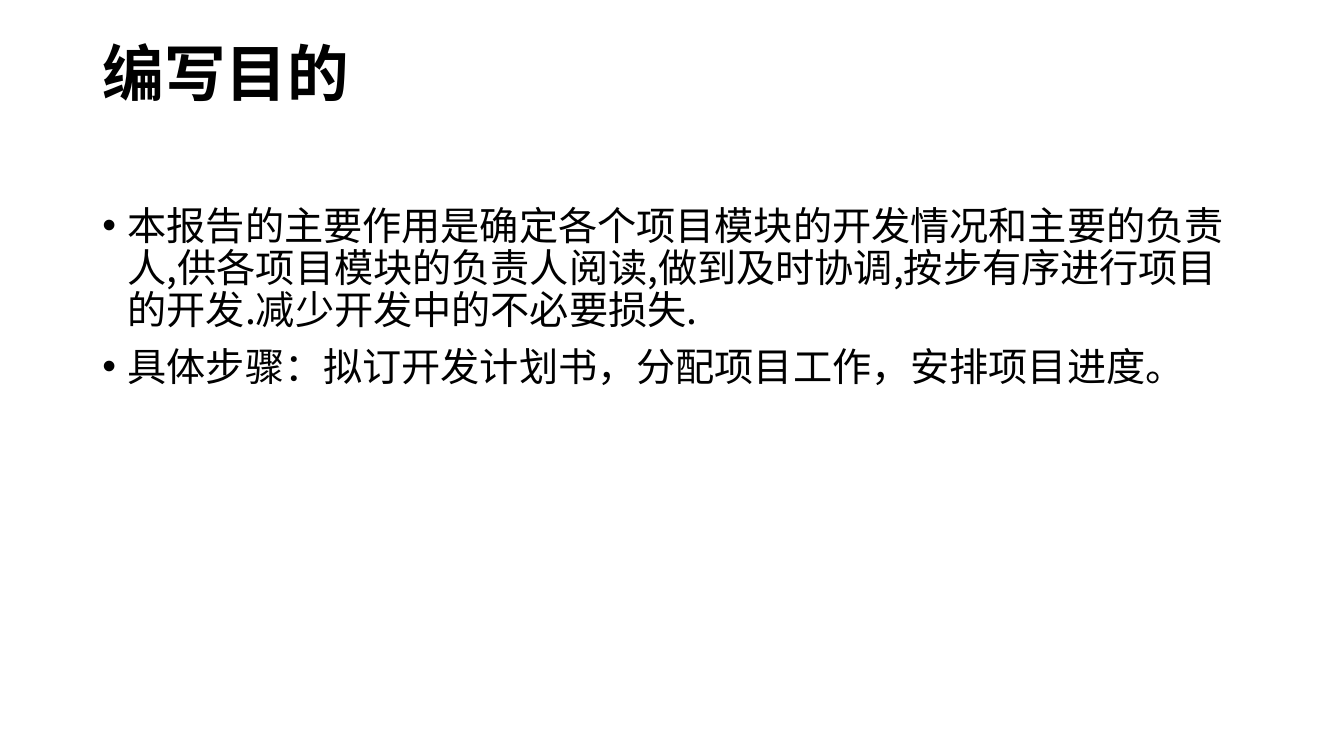
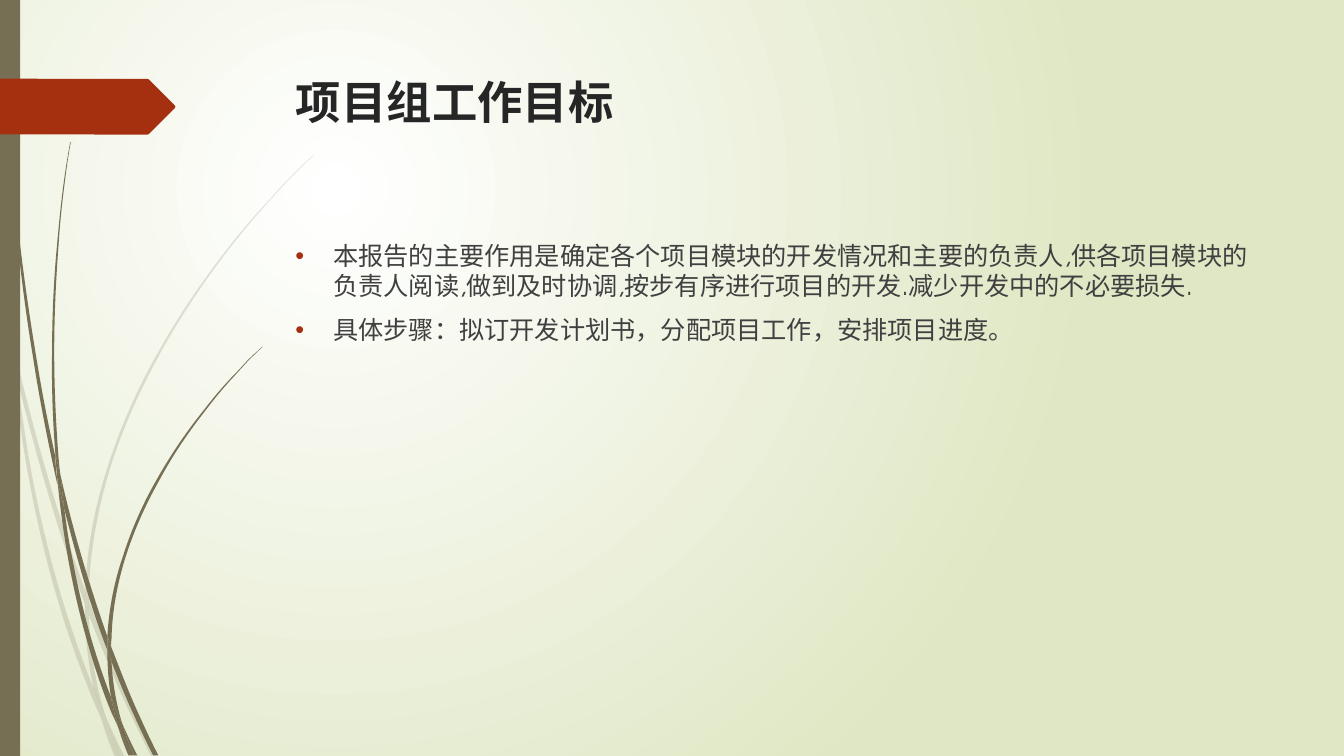
Before and after one commit to bhsei/16TeamD, a slide deck: slide 2 of 项目展示PPT/项目计划书PPT.pptx. Drawn at 1344x756 pixels with LibreOffice and Linux fonts; fonts in the diff are those of the drawing. Boxes give left, top, right and bottom in pixels: in the first picture for what was removed or moved away, otherwise in the second. Text is boxed around its words. In the diff, an @@ line names an element or a change of style, - is before the commit and + after.

Commit message:
项目计划书PPT第二版

```diff
--- a/项目展示PPT/项目计划书PPT.pptx
+++ b/项目展示PPT/项目计划书PPT.pptx
@@ background #CCE8CF to gradient #FFFFFF to #DFE8C4 @@
@@ rectangle added at (0, 0, 20, 756), fill #766F54 @@
@@ freeform shape added at (0, 79, 175, 134), fill #A53010 @@
@@ title "项目组工作目标" at (296, 80, 614, 123): vertical alignment middle to top @@
@@ title at (296, 80, 614, 123): text changed; size 44 to 32.4 pt; font Noto Sans CJK SC to TeX Gyre Adventor; text colour #000000 to #262626 @@
-编写目的
+项目组工作目标
@@ text "本报告的主要作用是确定各个项目模块的开发情况和主要的负责人,供各项目模块的负责人阅读,做到及时协调,按步有序进行项目的开 ...": place and size @@
-text "本报告的主要作用是确定各个项目模块的开发情况和主要的负责人,供各项目模块的负责人阅读,做到及时协调,按步有序进行项目的开 ..." at (128, 207, 1224, 385)
+text "本报告的主要作用是确定各个项目模块的开发情况和主要的负责人,供各项目模块的负责人阅读,做到及时协调,按步有序进行项目的开 ..." at (333, 239, 1247, 342)
@@ text "本报告的主要作用是确定各个项目模块的开发情况和主要的负责人,供各项目模块的负责人阅读,做到及时协调,按步有序进行项目的开 ..." at (333, 239, 1247, 342): size 28 to 18 pt, font Noto Sans CJK SC to TeX Gyre Adventor, text colour #000000 to #404040; indent changed; line spacing 0.9 to 1 @@
@@ group added at (0, 154, 315, 756): 10 freeform shapes @@
@@ group added at (3, 0, 262, 756): 12 freeform shapes @@
```
Also in this commit, not shown: 6 other slides changed, 1 slide added.
